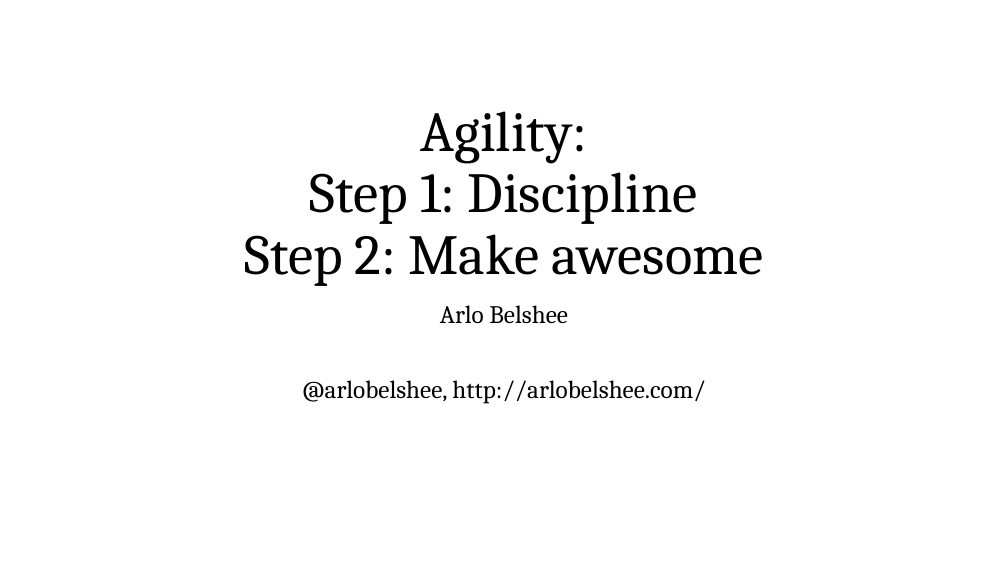
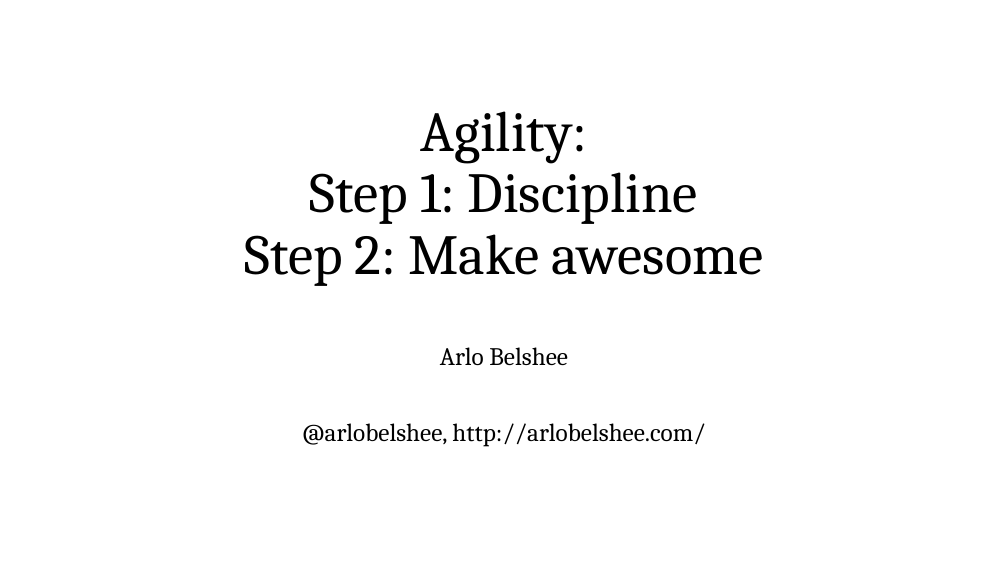
Before and after one commit to arlobelshee/Presentations, a slide deck: slide 1 of top teams/top teams.pptx. Drawn at 1008x567 pixels with LibreOffice and Linux fonts; fonts in the diff are those of the drawing. Boxes give left, top, right and bottom in pixels: in the first picture for what was removed or moved away, otherwise in the second. Text is boxed around its words. In the diff, an @@ line names an element or a change of style, - is before the commit and + after.

```diff
--- a/top teams/top teams.pptx
+++ b/top teams/top teams.pptx
@@ subtitle "Arlo Belshee": place and size @@
-subtitle "Arlo Belshee" at (302,305,705,404)
+subtitle "Arlo Belshee" at (302,347,705,447)
```
Also in this commit, not shown: 21 slides added.
